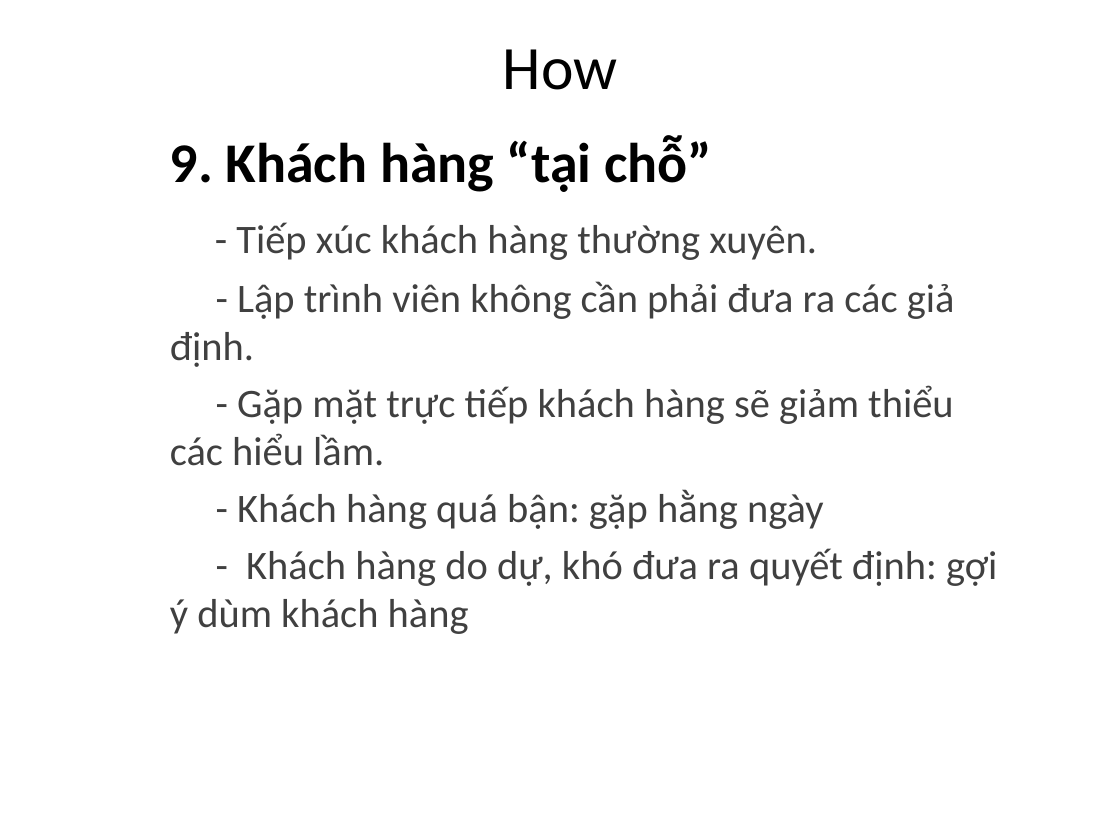
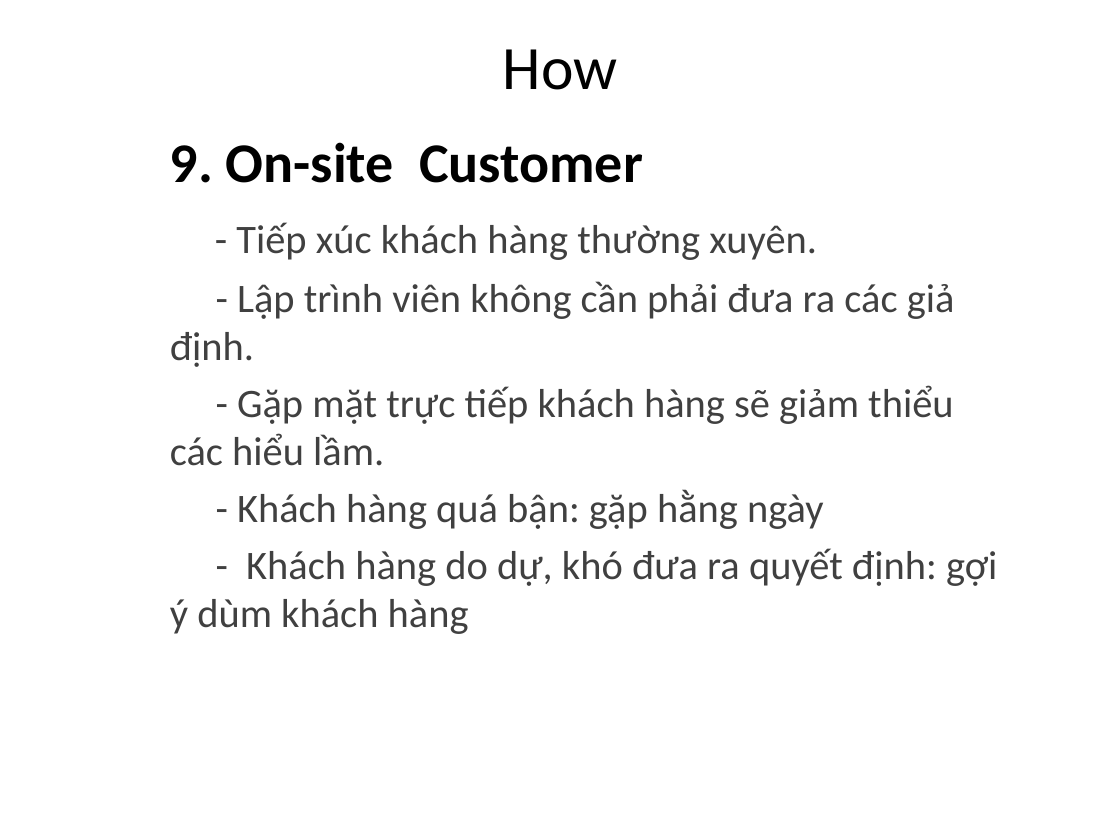
Before and after one commit to nluthy/groupprofit, a slide deck: slide 3 of 0812611/Agile_How_P2.pptx. Drawn at 1120x840 pixels with LibreOffice and Linux fonts; fonts in the diff are those of the drawing. Boxes give left, top, right and bottom in pixels: in the first picture for what was removed or moved away, otherwise in the second. Text is boxed around its words. In the diff, an @@ line names an element or a change of style, - is before the commit and + after.

```diff
--- a/0812611/Agile_How_P2.pptx
+++ b/0812611/Agile_How_P2.pptx
@@ subtitle at bbox=[170, 142, 643, 183]: text changed @@
-9. Khách hàng “tại chỗ”
+9. On-site Customer
```
Also in this commit, not shown: 5 other slides changed.
